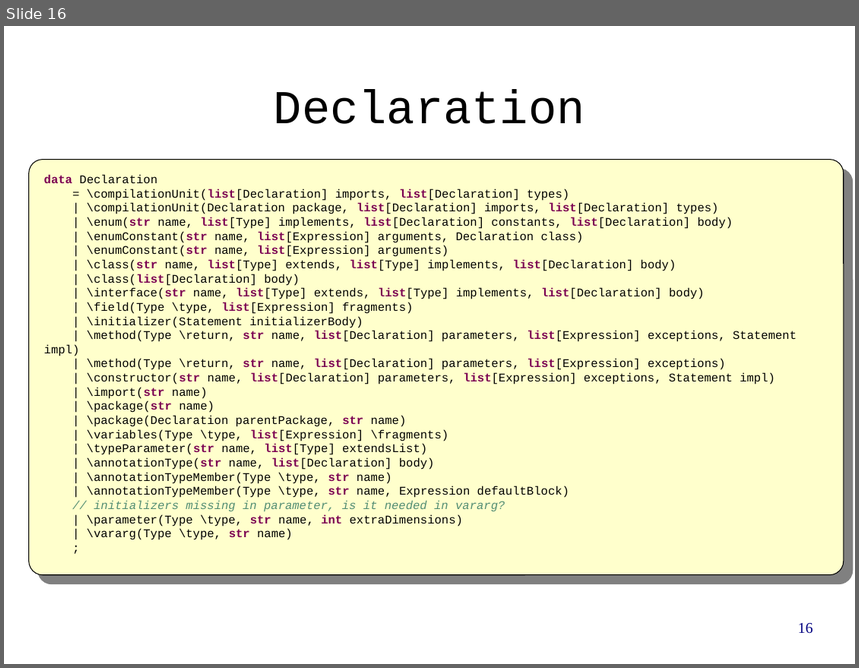
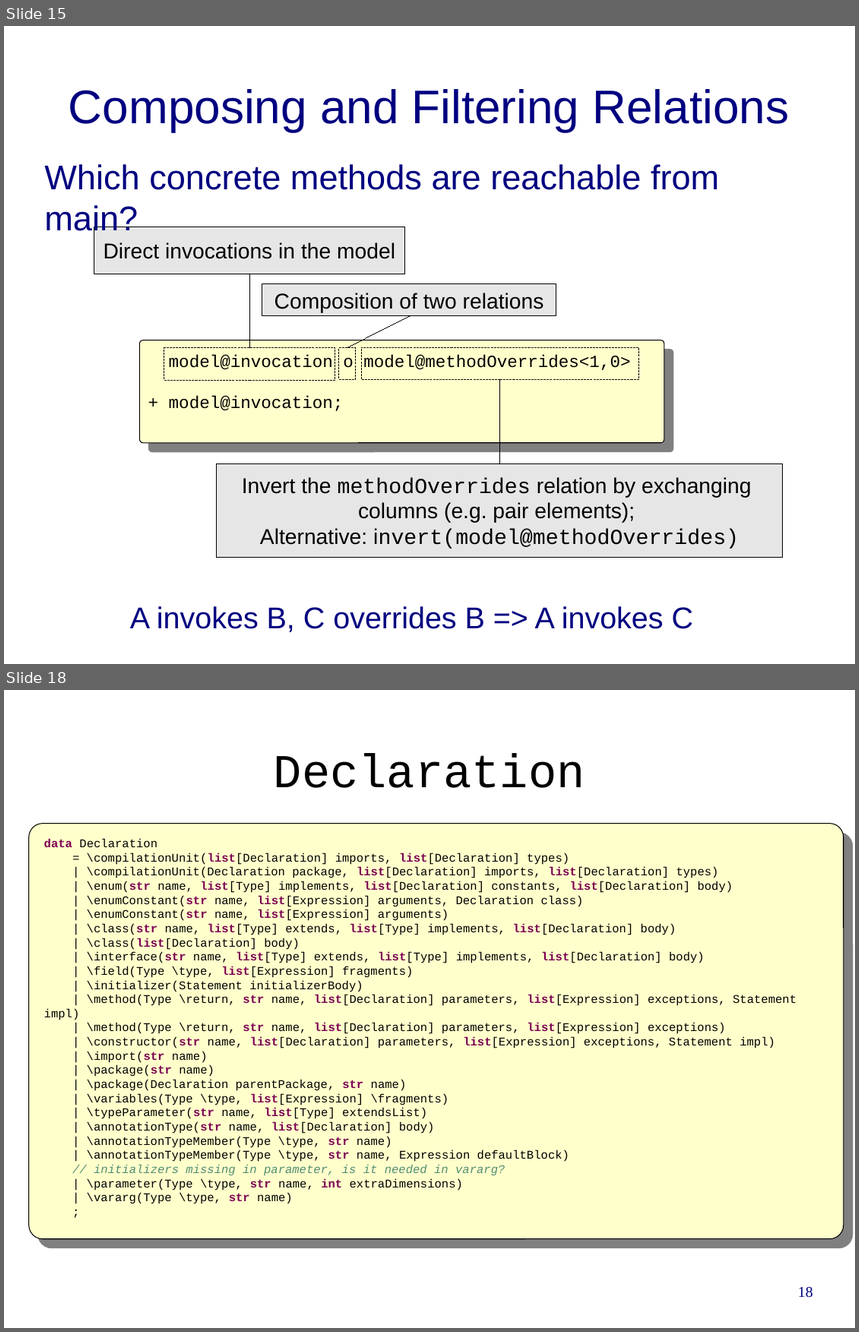
Before and after one commit to cwi-swat/rascal-course-pldi-2015, a slide deck: presentations/M3-overview.odp. Shown one above the other, each under a label of ours: slide 16 before the commit, slides 15 and 18 after it; the slides between them are not shown. The pictures are 859x668 and 859x1332 pixels, drawn with LibreOffice and Linux fonts; fonts in the diff are those of the drawing; background and template pictures are left out. Boxes give left, top, right and bottom in pixels: in the first picture for what was removed or moved away, otherwise in the second. Text is boxed around its words. In the diff, an @@ line names an element or a change of style, - is before the commit and + after.

```diff
--- a/presentations/M3-overview.odp
+++ b/presentations/M3-overview.odp
@@ slide 15 added at (4, 26, 855, 664), background #FFFFFF @@
@@ title added at (69, 89, 790, 132), 44 pt, text #000080 @@
+Composing and Filtering Relations
@@ text added at (44, 164, 719, 237), 32 pt, text #000080 @@
+Which concrete methods are reachable from main?
@@ rectangle added at (94, 227, 405, 274), fill #E6E6E6, outline #000000 0 pt, 20 pt, text #000000 @@
+Direct invocations in the model
@@ line added from (249, 348) to (249, 274), #000000 0 pt @@
@@ rectangle added at (262, 284, 557, 316), fill #E6E6E6, outline #000000 0 pt, 20 pt, text #000000 @@
+Composition of two relations
@@ line added from (347, 348) to (410, 316), #000000 0 pt @@
@@ rounded rectangle added at (140, 341, 665, 443), fill #FFFFCC, outline #000000 0.74 pt, 16 pt, text #000000 @@
+model@invocation o model@methodOverrides<1,0>
++ model@invocation;
@@ rectangle added at (164, 348, 335, 382), outline #000000 0 pt @@
@@ rectangle added at (339, 348, 355, 379), outline #000000 0 pt @@
@@ rectangle added at (362, 348, 639, 379), outline #000000 0 pt @@
@@ line added from (501, 379) to (500, 464), #000000 0 pt @@
@@ rectangle added at (216, 464, 782, 557), fill #E6E6E6, outline #000000 0 pt, 20 pt, text #000000 @@
+Invert the methodOverrides relation by exchanging
+columns (e.g. pair elements);
+Alternative: invert(model@methodOverrides)
@@ text added at (130, 607, 694, 632), 28 pt, text #000080 @@
+A invokes B, C overrides B => A invokes C
@@ what was slide 16 is now slide 18 @@
@@ page number at (798, 1287, 813, 1298): text changed @@
-16
+18
```
Also in this commit, not shown: 8 slides changed, 2 other slides added, 1 slide removed.
